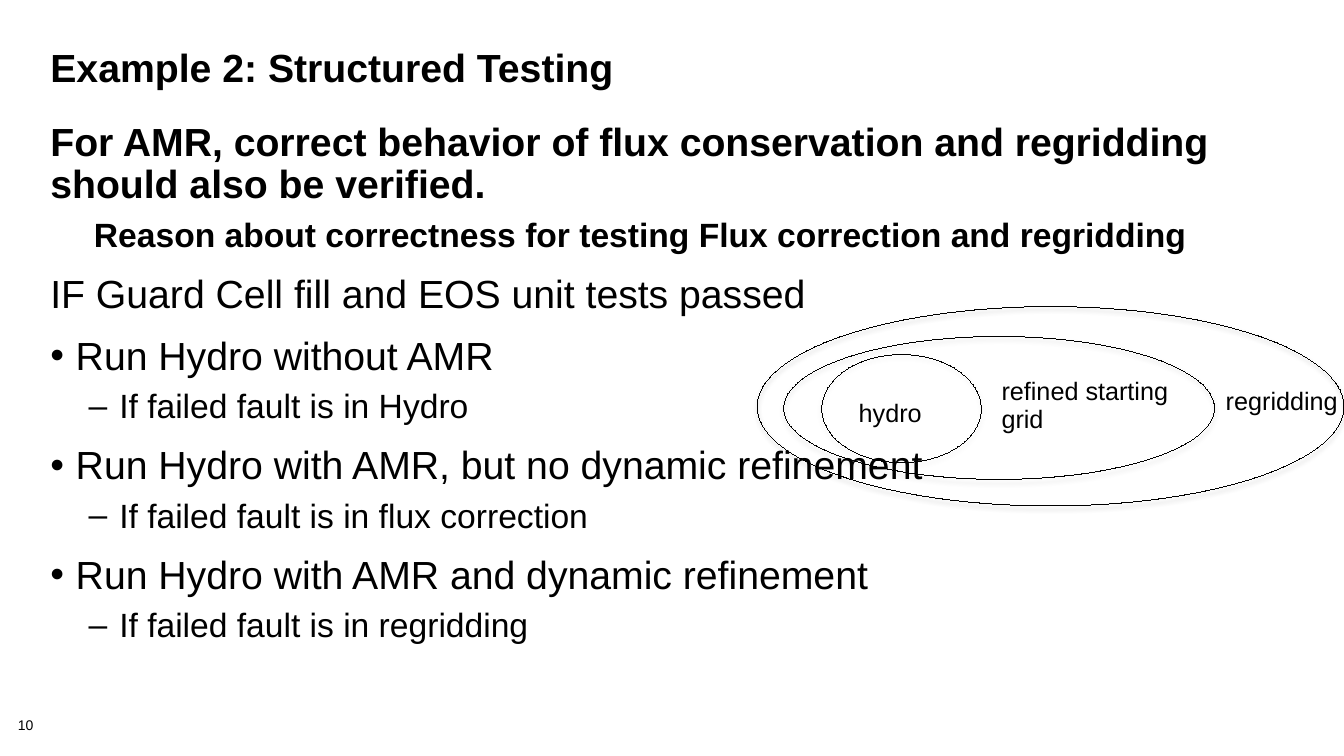
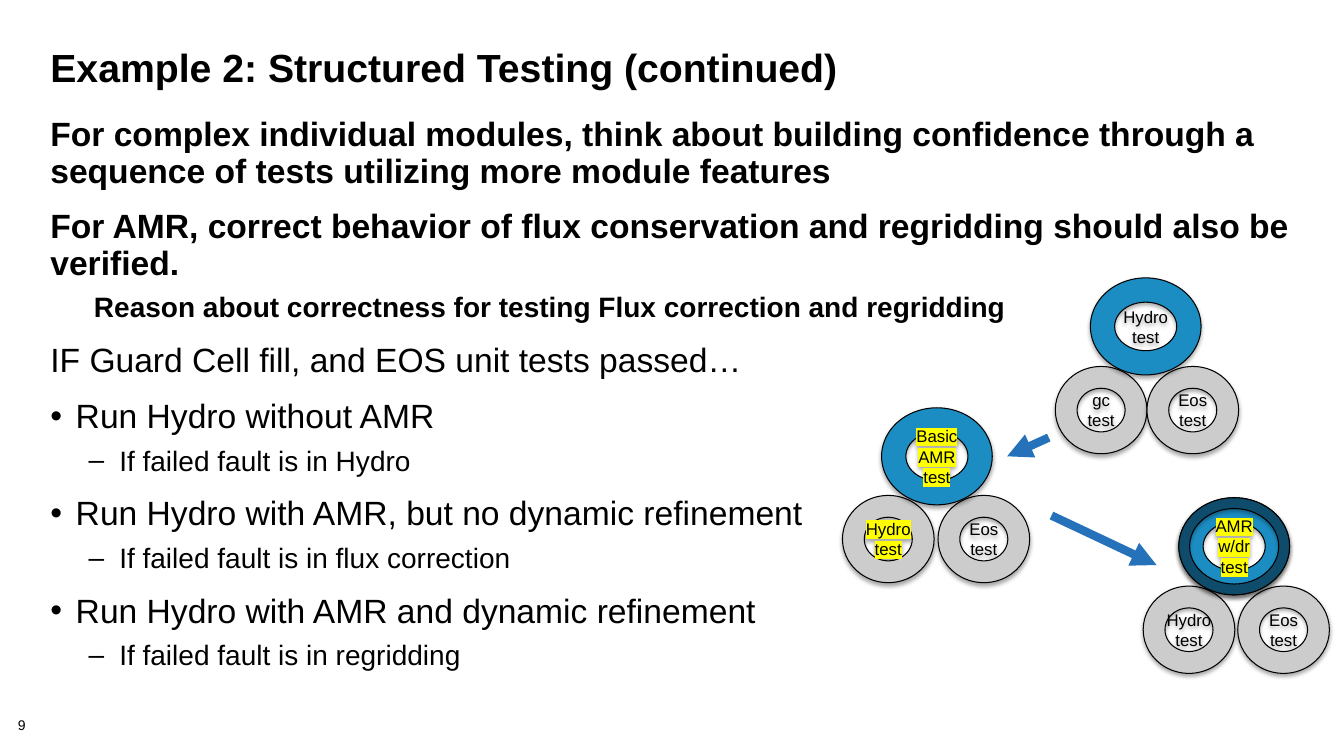
Before and after one commit to bssw-tutorial/presentations, a slide deck: slide 9 of final-presentations/2021-04-12-ecpam/03-testing2.pptx (slide 10 before the commit). Drawn at 1344x756 pixels with LibreOffice and Linux fonts; fonts in the diff are those of the drawing; background and template pictures are left out. Boxes give left, top, right and bottom in pixels: in the first picture for what was removed or moved away, otherwise in the second. Text is boxed around its words. In the diff, an @@ line names an element or a change of style, - is before the commit and + after.

Commit message:
Near-final Testing2 (hopefully)

```diff
--- a/final-presentations/2021-04-12-ecpam/03-testing2.pptx
+++ b/final-presentations/2021-04-12-ecpam/03-testing2.pptx
@@ title at box(50, 53, 837, 90): text changed @@
-Example 2: Structured Testing
+Example 2: Structured Testing (continued)
@@ text at box(50, 121, 1254, 190): paragraph added @@
+For complex individual modules, think about building confidence through a sequence of tests utilizing more module features
@@ text at box(50, 213, 1288, 670): size 28 to 24 pt in "For AMR, correct behavior of flux conservation ...", "Run Hydro without AMR", "Run Hydro with AMR, but no dynamic ...", "Run Hydro with AMR and dynamic refinement"; size 24 to 20 pt in "Reason about correctness for testing Flux correction ...", "If failed fault is in Hydro", "If failed fault is in flux correction", "If failed fault is in regridding" @@
@@ donut added at box(1091, 278, 1202, 375), fill #1B8DC3, outline #000000 0.75 pt, 12 pt, text #000000 @@
+Hydro test
@@ ellipse removed at box(757, 307, 1344, 506) @@
@@ text at box(50, 347, 741, 379): text changed; size 28 to 24 pt @@
-IF Guard Cell fill and EOS unit tests passed
+IF Guard Cell fill, and EOS unit tests passed…
@@ ellipse removed at box(783, 337, 1214, 480) @@
@@ ellipse removed at box(822, 355, 981, 463) @@
@@ text removed at box(1002, 381, 1169, 433) @@
-refined starting
-grid
@@ donut added at box(1056, 367, 1147, 455), fill #CCCCCC, outline #000000 0.75 pt, 12 pt, text #000000 @@
+gc
+test
@@ donut added at box(1147, 367, 1239, 455), fill #CCCCCC, outline #000000 0.75 pt, 12 pt, text #000000 @@
+Eos test
@@ text removed at box(859, 403, 922, 427) @@
-hydro
@@ donut added at box(881, 408, 992, 505), fill #1B8DC3, outline #000000 0.75 pt, 12 pt, text #000000 @@
+Basic
+AMR test
@@ text removed at box(1226, 391, 1338, 415) @@
-regridding
@@ arrow added from (1049, 438) to (1007, 457), #2673BA 6 pt @@
@@ donut added at box(843, 495, 935, 583), fill #CCCCCC, outline #000000 0.75 pt, 12 pt, text #000000 @@
+Hydro
+test
@@ donut added at box(938, 495, 1029, 583), fill #CCCCCC, outline #000000 0.75 pt, 12 pt, text #000000 @@
+Eos test
@@ group added at box(1143, 498, 1330, 674): 4 donuts @@
+Hydro
+test
+Eos test
+AMR w/dr
+test
@@ arrow added from (1052, 515) to (1156, 566), #2673BA 6 pt @@
@@ page number at box(18, 720, 26, 730): text changed @@
-10
+9
```
Also in this commit, not shown: 5 other slides changed, 1 slide removed.
